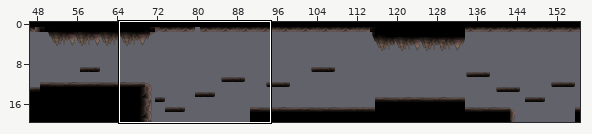
Tiled map: assets/Maps/mapPablo2.tmx. Above, an overview of the earlier version with the close-up marked.
Close-up. Old version:
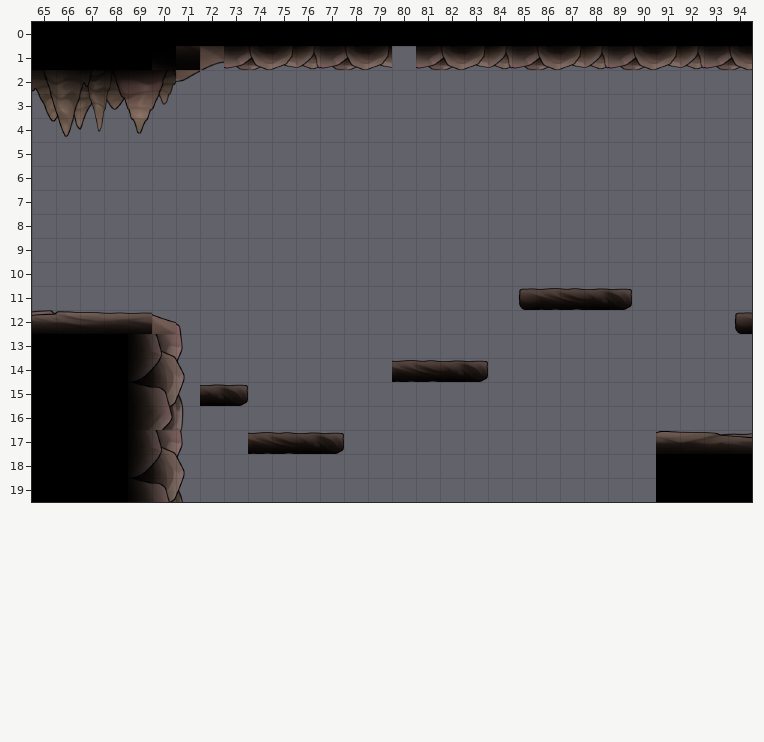
Cells are 64x64 px. Shown: x 65..94, y 0..19. The commit also changed other parts of the map, which this record leaves out.
The same view after the edit:
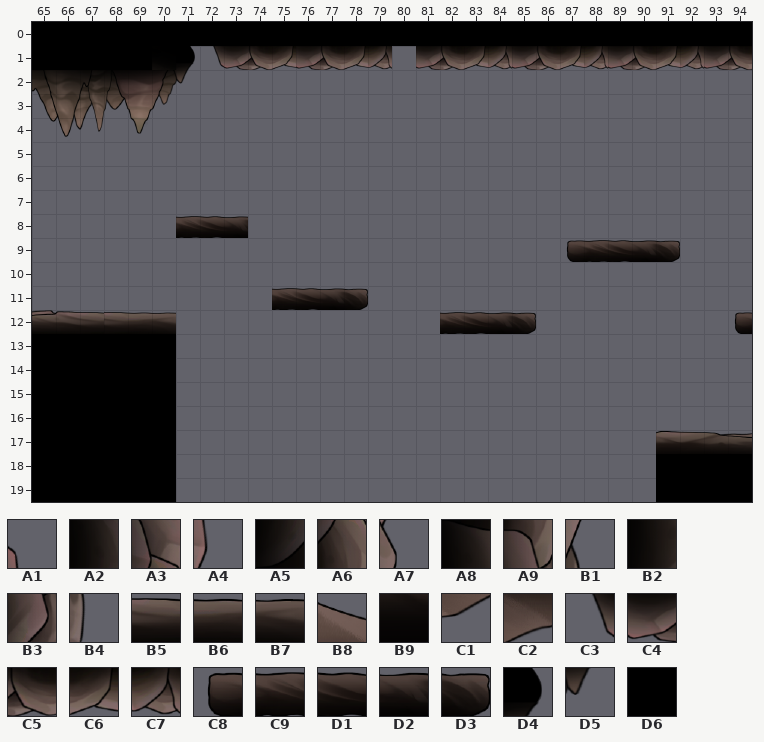
Key: from "Cave_Floor": A1 56, A2 86, A3 87, A4 88, A5 118, A6 119, A7 120, A8 150, A9 151, B1 152, B2 182, B3 183, B4 184, B5 266, B6 267, B7 268, B8 554, B9 616, C1 707 turned 180, C2 738 turned 180, C3 793, C4 794, C5 795, C6 796, C7 797; from "Cave_Platforms": C8 164, C9 165, D1 166, D2 167, D3 168; from "Cave_RockCombinations": D4 118, D5 150; from "Square_Black": D6 9.
__ is an empty cell.
The exact change:
Layer "Struttura":
Tile B6 gives way to tile B5 in row 12 at x 68.
Tile B7 gives way to tile B6 in row 12 at x 69.
Tile B8 gives way to tile B7 in row 12 at x 70.
Tile C2 gives way to tile C3 in row 1 at x 72.
Tile C7 gives way to tile C4 in row 1 at x 76.
Tile C4 gives way to tile C5 in row 1 at x 77.
Tile C5 gives way to tile C6 in row 1 at x 78.
Tile C6 gives way to tile C7 in row 1 at x 79.
The edit adds tile C8 in row 9 at x 87.
The edit adds tile C9 in row 8 at x 71; in row 9 at x 88; in row 11 at x 75; in row 12 at x 82.
The edit adds tile D1 in row 8 at x 72; in row 9 at x 89; in row 11 at x 76; in row 12 at x 83.
The edit adds tile D2 in row 8 at x 73; in row 9 at x 90; in row 11 at x 77; in row 12 at x 84.
The edit adds tile D3 in row 9 at x 91; in row 11 at x 78; in row 12 at x 85.
Tile B9 gives way to tile D4 in row 1 at x 71.
Tile C1 gives way to tile D5 in row 2 at x 71.
Tile A2 gives way to tile D6 in row 13 at x 69; in row 17 at x 69.
Tile A3 gives way to tile D6 in row 13 at x 70; in row 17 at x 70.
Tile A5 gives way to tile D6 in row 14 at x 69; in row 18 at x 69.
Tile A6 gives way to tile D6 in row 14 at x 70; in row 18 at x 70.
Tile A8 gives way to tile D6 in row 15 at x 69; in row 19 at x 69.
Tile A9 gives way to tile D6 in row 15 at x 70; in row 19 at x 70.
Tile B2 gives way to tile D6 in row 16 at x 69.
Tile B3 gives way to tile D6 in row 16 at x 70.
The edit erases tile A1 in row 12 at x 71.
The edit erases tile A4 in row 13 at x 71; in row 17 at x 71.
The edit erases tile A7 in row 14 at x 71; in row 18 at x 71.
The edit erases tile B1 in row 15 at x 71; in row 19 at x 71.
The edit erases tile B4 in row 16 at x 71.
The edit erases tile C8 in row 11 at x 85.
The edit erases tile C9 in row 11 at x 86; in row 14 at x 80; in row 17 at x 74.
The edit erases tile D1 in row 11 at x 87; in row 14 at x 81; in row 17 at x 75.
The edit erases tile D2 in row 11 at x 88; in row 14 at x 82; in row 15 at x 72; in row 17 at x 76.
The edit erases tile D3 in row 11 at x 89; in row 14 at x 83; in row 15 at x 73; in row 17 at x 77.
